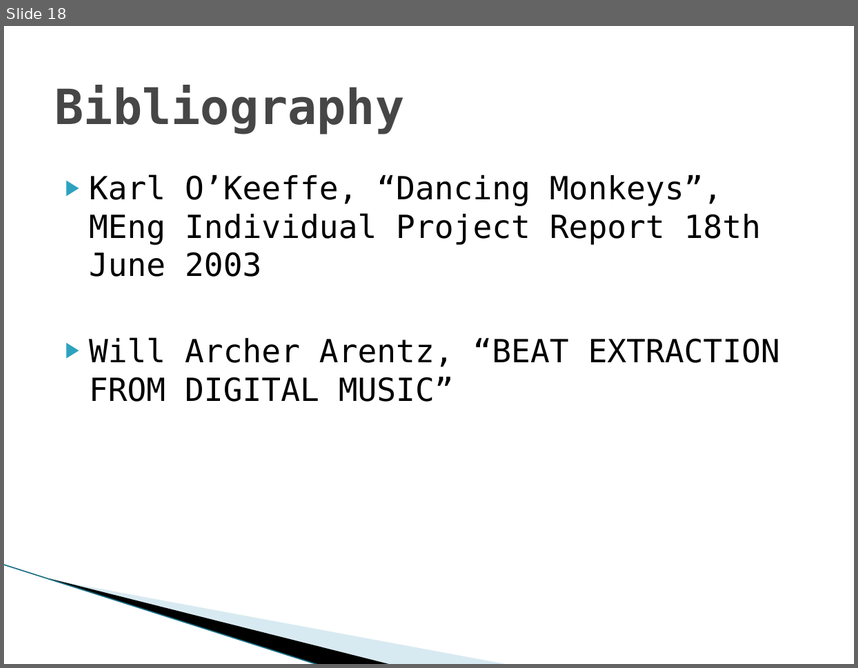
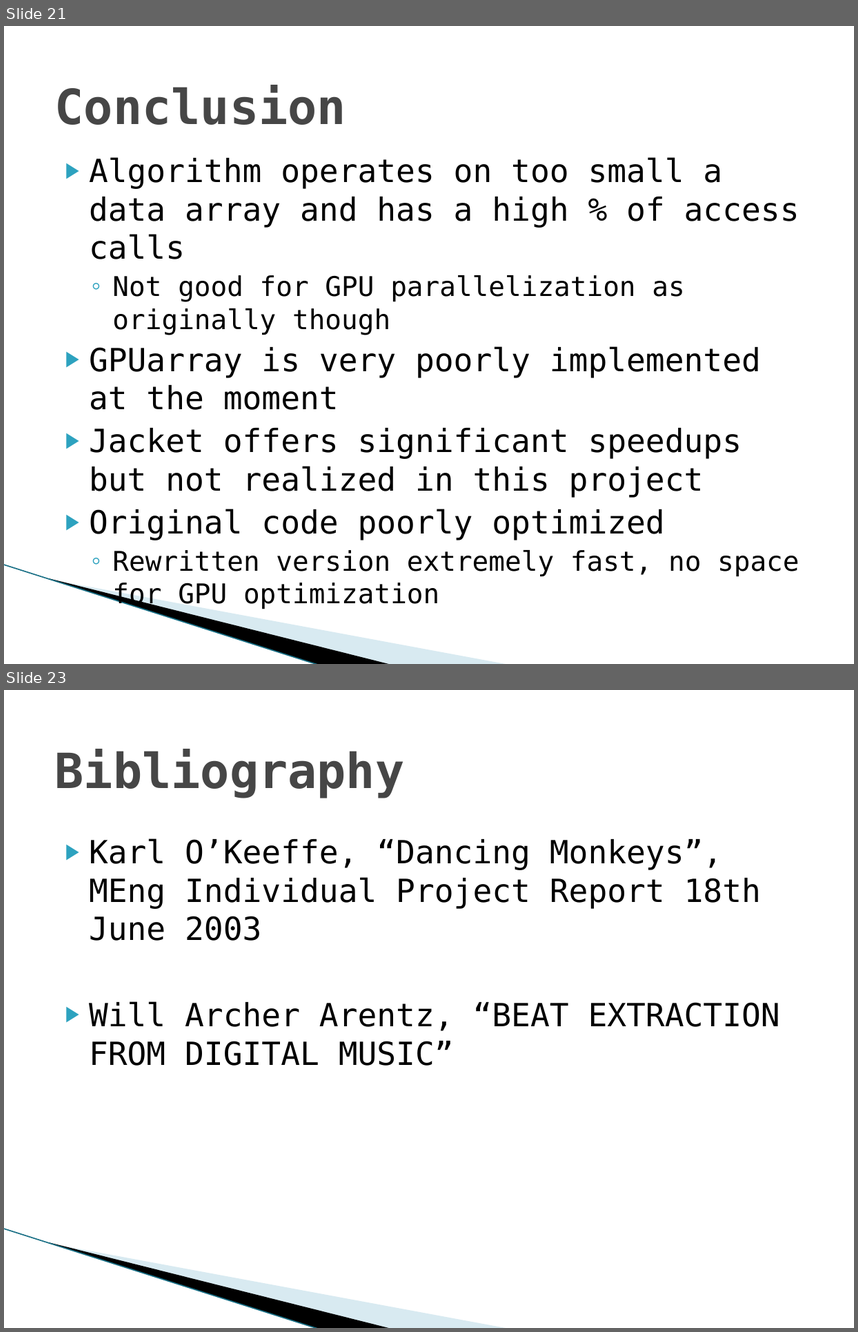
Before and after one commit to Keripo/DancingMonkeysAccelerated, a slide deck: final/presentation.pptx. Shown one above the other, each under a label of ours: slide 18 before the commit, slides 21 and 23 after it; the slides between them are not shown. The pictures are 858x668 and 858x1332 pixels, drawn with LibreOffice and Linux fonts; fonts in the diff are those of the drawing; background and template pictures are left out. Boxes give left, top, right and bottom in pixels: in the first picture for what was removed or moved away, otherwise in the second. Text is boxed around its words. In the diff, an @@ line names an element or a change of style, - is before the commit and + after.

```diff
--- a/final/presentation.pptx
+++ b/final/presentation.pptx
@@ slide 21 added at box(4, 26, 854, 664), background #FFFFFF; not listed: 3 template elements that a slide beside it also shows @@
@@ title added at box(55, 85, 346, 125), 41 pt, text #464646, bold @@
+Conclusion
@@ text added at box(89, 157, 800, 577), 27 pt, text #000000 @@
+▶ Algorithm operates on too small a data array and has a high % of access calls
+  ◦ Not good for GPU parallelization as originally though
+▶ GPUarray is very poorly implemented at the moment
+▶ Jacket offers significant speedups but not realized in this project
+▶ Original code poorly optimized
+  ◦ Rewritten version extremely fast, no space for GPU optimization
@@ what was slide 18 is now slide 23 @@
```
Also in this commit, not shown: 6 slides changed, 10 other slides added, 6 slides removed.
